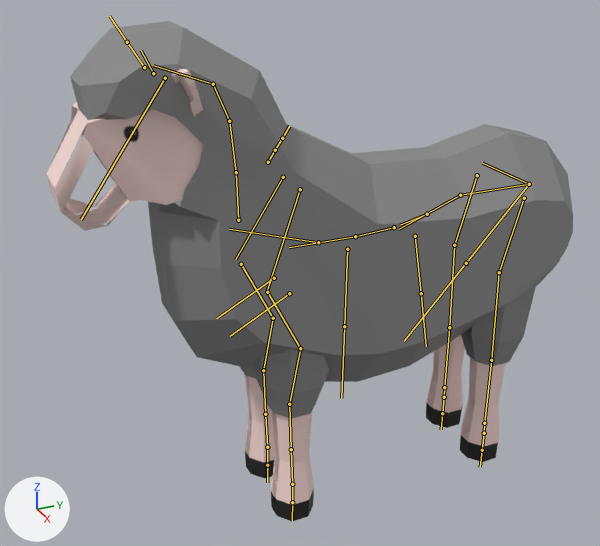
A saved change to the FBX model Matura/Assets/Prefabs/Main/Prefabs/Animals/Sheep/Sheep.fbx.
The view is the same before and after, from a 50 mm camera at (2.24, -2.71, 1.48) aimed at (-1.64, -0.97, -0.46). Arrows for +X, +Y and +Z are at lower left; the lights stay in place. The older version comes first. The bones that change, and the others that lie on the model, are drawn over the model as lines.

In view in the first picture: 'Sheep'.
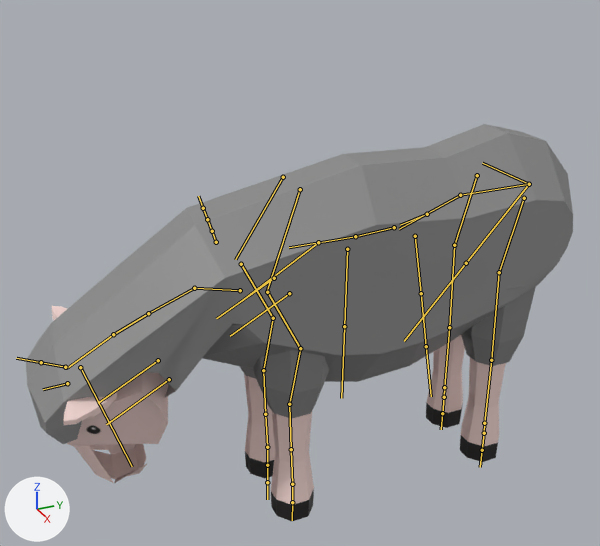
The newer file adds an action. The first version stands in its rest pose; the second is drawn at frame 120 of the action 'metarig|metarig|metarig|EatAnimation'.

The change in detail:
Bone 'spine.006' (bone_spine_006) turns from (0, 0, 0) to (52, -5, 5) degrees about its own x, y and z.
Bone 'neck.001' (bone_neck_001) turns from (0, 0, 0) to (29, -6, -2) degrees about its own x, y and z.
Bone 'neck.002' (bone_neck_002) turns from (0, 0, 0) to (26, -1, 0) degrees about its own x, y and z.
Bone 'neck.003' (bone_neck_003) turns from (0, 0, 0) to (-17, -1, -3) degrees about its own x, y and z.
Bone 'neck.004' (bone_neck_004) turns from (0, 0, 0) to (-38, 2, 4) degrees about its own x, y and z.

Where the change shows, as pixel boxes [x1, y1, x2, y2] in the pictures (600 x 546 px):
'Sheep', posed (21% shorter): before [47, 21, 573, 521]; after [26, 124, 573, 521]
bone 'spine.006', root to tip: before (318, 242) to (229, 229); after (318, 242) to (240, 302)
bone 'neck.001', root to tip: before (238, 220) to (236, 172); after (240, 290) to (194, 288)
bone 'neck.002', root to tip: before (236, 172) to (229, 121); after (194, 288) to (148, 313)
bone 'neck.003', root to tip: before (229, 121) to (213, 84); after (148, 313) to (113, 334)
bone 'neck.004', root to tip: before (213, 84) to (153, 65); after (113, 334) to (66, 368)
